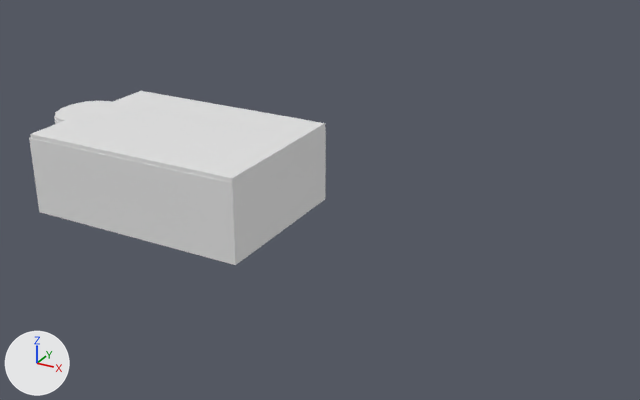
The FBX model Assets/Art/Objects/Levels/Dormitory.fbx: old version first, new version second.
Camera for both pictures: a camera (50 mm lens) standing at (39.2, -49.8, 27.9) and looking at (11.4, 0.7, 2.7). Lighting does not change. The marker at lower left points along +X, +Y and +Z. The first picture is the older version. Materials are left out; every surface is plain grey. Where no turn or scale is listed for an object, it has been applied to the vertices.

The scene before the commit, as lines of its bpy script (objects in view):
```python
me_plane_003 = bpy.data.meshes.new('Plane.003')
me_plane_003.from_pydata(...)  # 395 vertices, 407 faces; spans x -3.8..16.4, y -6.3..6.3, z 0.0..5.6
# faces by material slot: [271, 136]
me_plane_003.materials.append(mat_bedroomwalls)
me_plane_003.materials.append(mat_madeiralobby2)
me_plane_006 = bpy.data.meshes.new('Plane.006')
me_plane_006.from_pydata(...)  # 120 vertices, 124 faces; spans x -4.5..15.7, y -6.3..6.3, z 0.0..0.4
me_plane_006.materials.append(mat_lobbyceiling)
me_plane_040 = bpy.data.meshes.new('Plane.040')
me_plane_040.from_pydata(...)  # 64 vertices, 68 faces; spans x -10.38..1.84, y -6.32..6.32, z -0.08..0.58
# faces by material slot: [67, 1]
me_plane_040.materials.append(mat_floor)
me_plane_040.materials.append(mat_madeiralobby1)
ob_ceiling = bpy.data.objects.new('Ceiling', me_plane_006)
ob_ceiling.location = (-6.86, 0.02, 5.94)
ob_floor_002 = bpy.data.objects.new('Floor.002', me_plane_040)
ob_floor_002.location = (-1.1, 0.02, 0.38)
ob_wall = bpy.data.objects.new('Wall', me_plane_003)
ob_wall.location = (-7.63, 0.02, 0.36)
# also in view: 'Floor' at (-1.3, 0.0, 0.2)
```
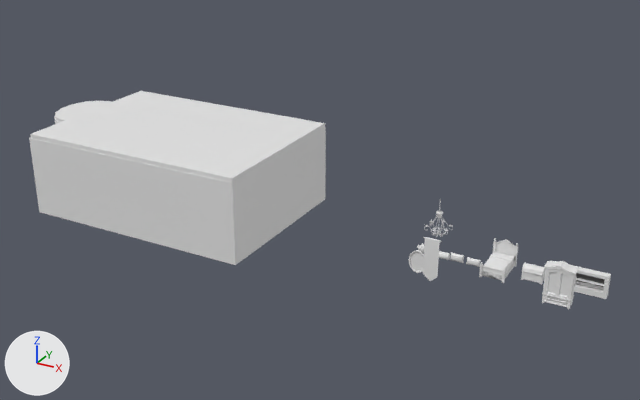
Where the newer file only moved an object's origin or applied its transform, the numbers keep the older frame.

Diff of the bpy script that builds the scene:
```diff
--- a/Assets/Art/Objects/Levels/Dormitory.fbx.py
+++ b/Assets/Art/Objects/Levels/Dormitory.fbx.py
@@ me_tapsary @@
+me_tapsary.from_pydata(...)  # 530 vertices, 524 faces; spans x -0.63..0.63, y -0.05..0.06, z -3.02..0.06
@@ me_painting1_1 @@
+me_painting1_1.from_pydata(...)  # 226 vertices, 232 faces; spans x -0.68..0.7, y -0.09..0.0, z -0.88..0.88
@@ me_bed @@
+me_bed.from_pydata(...)  # 1215 vertices, 1177 faces; spans x -0.84..0.84, y -1.35..1.35, z 0.0..1.81
@@ me_chest @@
+me_chest.from_pydata(...)  # 400 vertices, 354 faces; spans x -0.712..0.712, y -0.4..0.4, z 0.0..1.055
@@ me_normalpillow @@
+me_normalpillow.from_pydata(...)  # 130 vertices, 160 faces; spans x -0.494..0.494, y -0.183..0.183, z 0.0..0.6
@@ me_wardrobe @@
+me_wardrobe.from_pydata(...)  # 1379 vertices, 1382 faces; spans x -0.95..0.95, y -0.41..0.41, z 0.0..2.8
@@ me_chandelier_1 @@
+me_chandelier_1.from_pydata(...)  # 41733 vertices, 41368 faces; spans x -0.77..0.77, y -0.89..0.89, z -2.67..0.0
@@ me_starpillow @@
+me_starpillow.from_pydata(...)  # 72 vertices, 80 faces; spans x -0.421..0.421, y -0.174..0.174, z 0.0..0.804
@@ me_bedpillow @@
+me_bedpillow.from_pydata(...)  # 1052 vertices, 1050 faces; spans x -0.508..0.508, y -0.158..0.158, z 0.0..0.54
@@ me_cylinderpillow @@
+me_cylinderpillow.from_pydata(...)  # 176 vertices, 162 faces; spans x -0.76..0.76, y -0.24..0.24, z 0.0..0.47
@@ me_dormitoryshelf @@
+me_dormitoryshelf.from_pydata(...)  # 24 vertices, 21 faces; spans x -1.9..1.9, y -0.26..0.26, z 0.0..1.54
@@ ob_tapsaryprefab @@
+ob_tapsaryprefab = bpy.data.objects.new('TapsaryPrefab', me_tapsary)
+ob_tapsaryprefab.location = (21.02, -1.9, 2.95)
@@ ob_painting1prefab @@
+ob_painting1prefab = bpy.data.objects.new('Painting1Prefab', me_painting1_1)
+ob_painting1prefab.location = (19.27, 0.14, 0.0)
@@ ob_bedprefab @@
+ob_bedprefab = bpy.data.objects.new('BedPrefab', me_bed)
+ob_bedprefab.location = (24.49, 1.38, 0.0)
@@ ob_chestprefab @@
+ob_chestprefab = bpy.data.objects.new('ChestPrefab', me_chest)
+ob_chestprefab.location = (26.85, 1.38, 0.0)
@@ ob_normalpillowprefab @@
+ob_normalpillowprefab = bpy.data.objects.new('NormalPillowPrefab', me_normalpillow)
+ob_normalpillowprefab.location = (21.61, 1.38, 0.0)
@@ ob_wardrobeprefab @@
+ob_wardrobeprefab = bpy.data.objects.new('WardrobePrefab', me_wardrobe)
+ob_wardrobeprefab.location = (29.03, -0.88, 0.0)
@@ ob_chandelierprefab @@
+ob_chandelierprefab = bpy.data.objects.new('ChandelierPrefab', me_chandelier_1)
+ob_chandelierprefab.location = (21.73, -2.82, 6.47)
@@ ob_starpillowprefab @@
+ob_starpillowprefab = bpy.data.objects.new('StarPillowPrefab', me_starpillow)
+ob_starpillowprefab.location = (19.07, 1.37, 0.0)
@@ ob_bedpillowprefab @@
+ob_bedpillowprefab = bpy.data.objects.new('BedPillowPrefab', me_bedpillow)
+ob_bedpillowprefab.location = (22.77, 1.38, 0.0)
@@ ob_cylinderpillowprefab @@
+ob_cylinderpillowprefab = bpy.data.objects.new('CylinderPillowPrefab', me_cylinderpillow)
+ob_cylinderpillowprefab.location = (20.3, 1.38, 0.0)
@@ ob_dormitoryshelfprefab @@
+ob_dormitoryshelfprefab = bpy.data.objects.new('DormitoryShelfPrefab', me_dormitoryshelf)
+ob_dormitoryshelfprefab.location = (29.67, 1.38, 0.0)
```

Boxes (x1, y1, x2, y2) around the edits, measured in the pictures (640 x 400 px):
'WardrobePrefab', added
    after: (542, 261, 579, 309)
'BedPrefab', added
    after: (479, 238, 518, 283)
'DormitoryShelfPrefab', added
    after: (550, 260, 611, 299)
'TapsaryPrefab', added
    after: (423, 237, 442, 281)
'ChestPrefab', added
    after: (521, 262, 545, 285)
'Painting1Prefab', added
    after: (408, 250, 424, 273)
'ChandelierPrefab', added
    after: (424, 199, 453, 237)
'NormalPillowPrefab', added
    after: (450, 253, 464, 263)
'BedPillowPrefab', added
    after: (466, 257, 481, 267)
'CylinderPillowPrefab', added
    after: (439, 251, 450, 260)
'StarPillowPrefab', added
    after: (417, 243, 424, 253)
